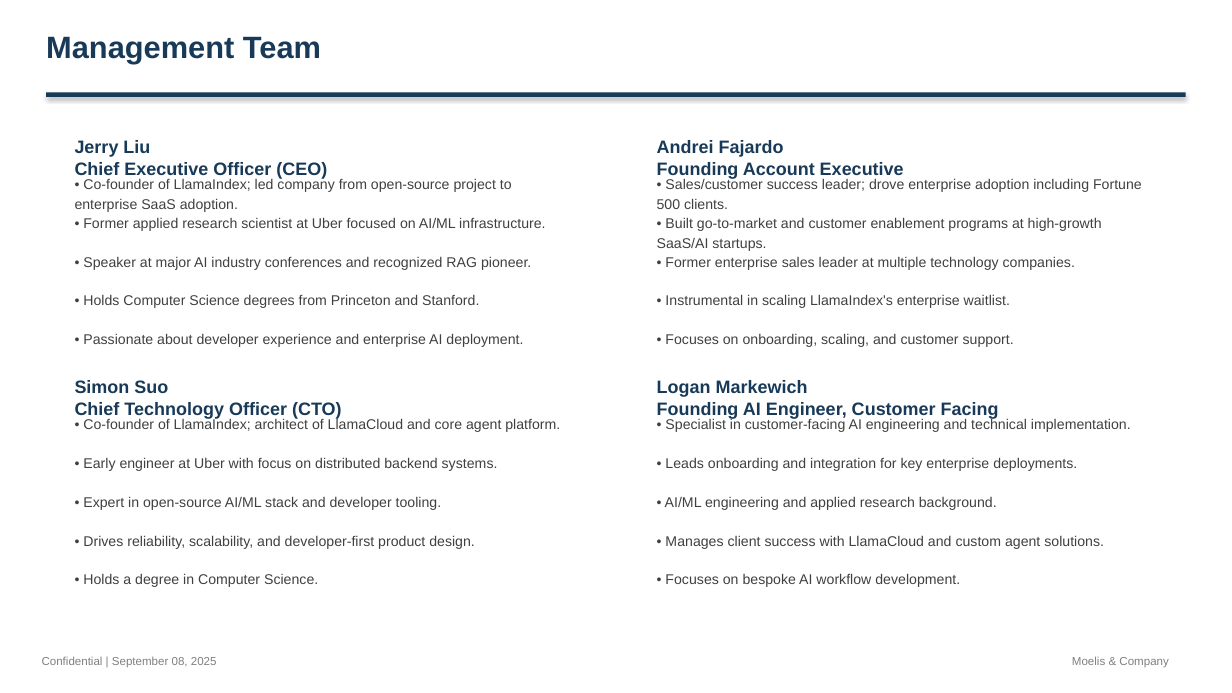
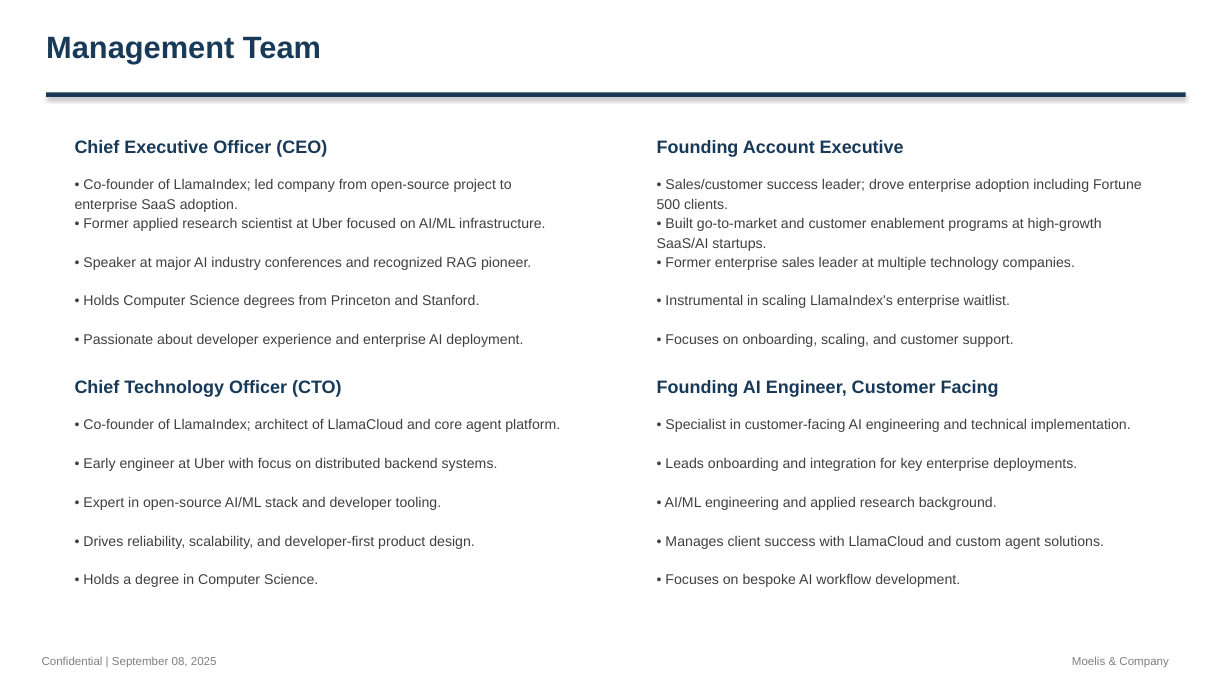
Before and after one commit to alinvb/slide_generator, a slide deck: slide 5 of ai_generated_deck.pptx. Drawn at 1232x693 pixels with LibreOffice and Linux fonts; fonts in the diff are those of the drawing. Boxes give left, top, right and bottom in pixels: in the first picture for what was removed or moved away, otherwise in the second. Text is boxed around its words. In the diff, an @@ line names an element or a change of style, - is before the commit and + after.

```diff
--- a/ai_generated_deck.pptx
+++ b/ai_generated_deck.pptx
@@ text at (x1=75, y1=140, x2=327, y2=157): text changed @@
-Jerry Liu
-Chief Executive Officer (CEO)
+Chief Executive Officer (CEO)
@@ text at (x1=657, y1=140, x2=904, y2=157): text changed @@
-Andrei Fajardo
-Founding Account Executive
+Founding Account Executive
@@ text at (x1=75, y1=380, x2=342, y2=397): text changed @@
-Simon Suo
-Chief Technology Officer (CTO)
+Chief Technology Officer (CTO)
@@ text at (x1=657, y1=380, x2=999, y2=397): text changed @@
-Logan Markewich
-Founding AI Engineer, Customer Facing
+Founding AI Engineer, Customer Facing
```
Also in this commit, not shown: 1 other slide changed, 2 other files.
